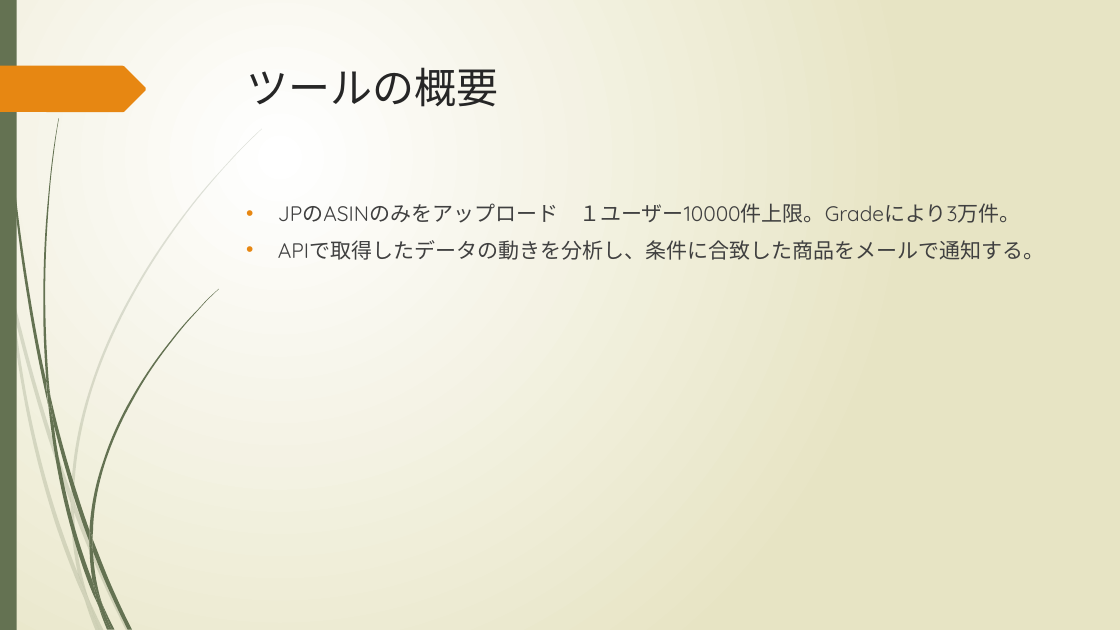
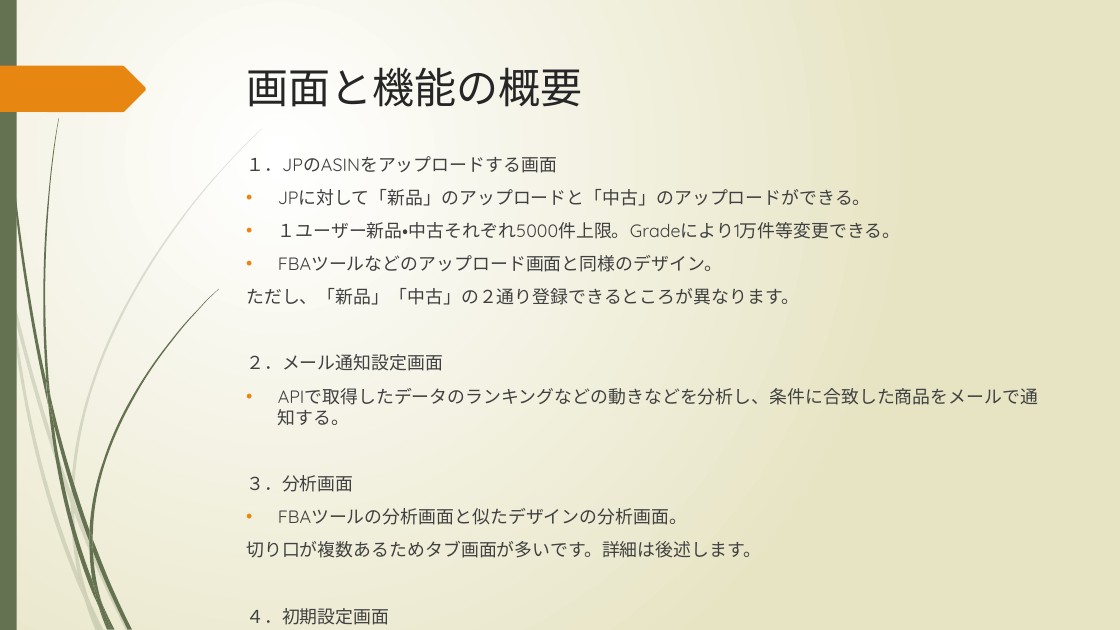
Before and after one commit to yukitakahashi08/docs, a slide deck: slide 2 of bonito/仕様書/プレ値・刈り取りツール仕様書.pptx. Drawn at 1120x630 pixels with LibreOffice and Linux fonts; fonts in the diff are those of the drawing. Boxes give left, top, right and bottom in pixels: in the first picture for what was removed or moved away, otherwise in the second. Text is boxed around its words. In the diff, an @@ line names an element or a change of style, - is before the commit and + after.

```diff
--- a/bonito/仕様書/プレ値・刈り取りツール仕様書.pptx
+++ b/bonito/仕様書/プレ値・刈り取りツール仕様書.pptx
@@ title at (x1=247, y1=67, x2=583, y2=107): text changed @@
-ツールの概要
+画面と機能の概要
@@ text at (x1=246, y1=156, x2=1038, y2=558): text changed; size 18 to 15.3 pt @@
-• JPのASINのみをアップロード １ユーザー10000件上限。Gradeにより3万件。
-• APIで取得したデータの動きを分析し、条件に合致した商品をメールで通知する。
+１．JPのASINをアップロードする画面
+• JPに対して「新品」のアップロードと「中古」のアップロードができる。
+• １ユーザー新品・中古それぞれ5000件上限。Gradeにより1万件等変更できる。
+• FBAツールなどのアップロード画面と同様のデザイン。
+ただし、「新品」「中古」の２通り登録できるところが異なります。
+２．メール通知設定画面
+• APIで取得したデータのランキングなどの動きなどを分析し、条件に合致した商品をメールで通知する。
+３．分析画面
+• FBAツールの分析画面と似たデザインの分析画面。
+切り口が複数あるためタブ画面が多いです。詳細は後述します。
+４．初期設定画面
+• MWSAPI情報などを登録する。
```
Also in this commit, not shown: 2 slides added, 1 slide removed.
